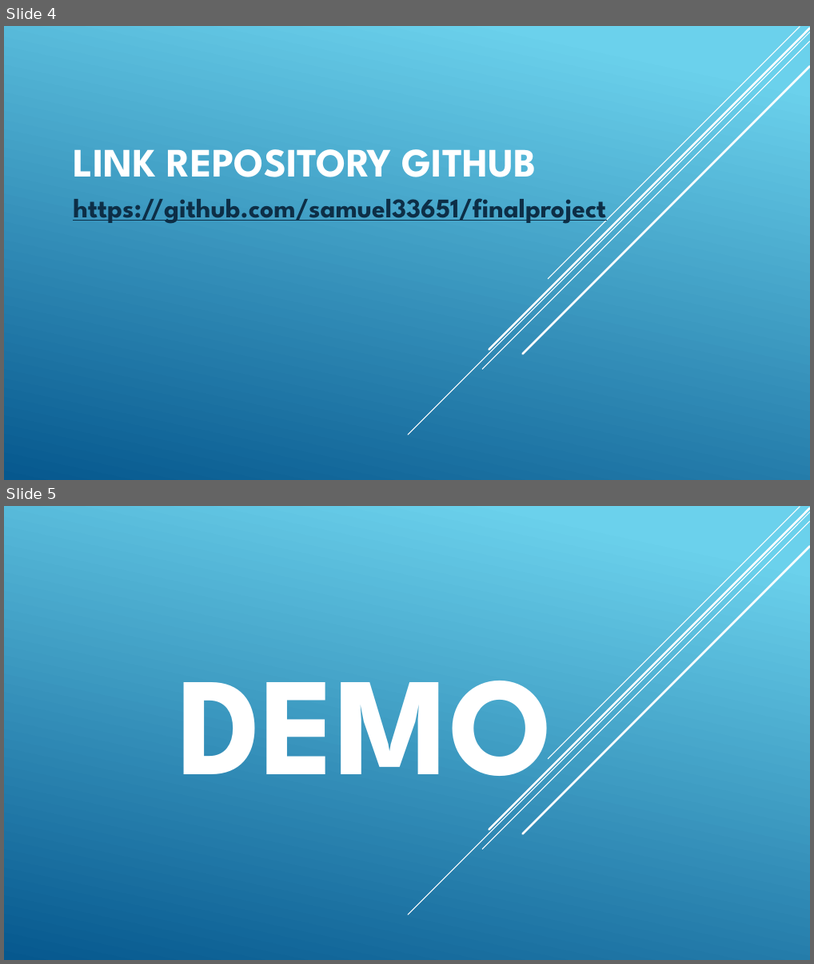
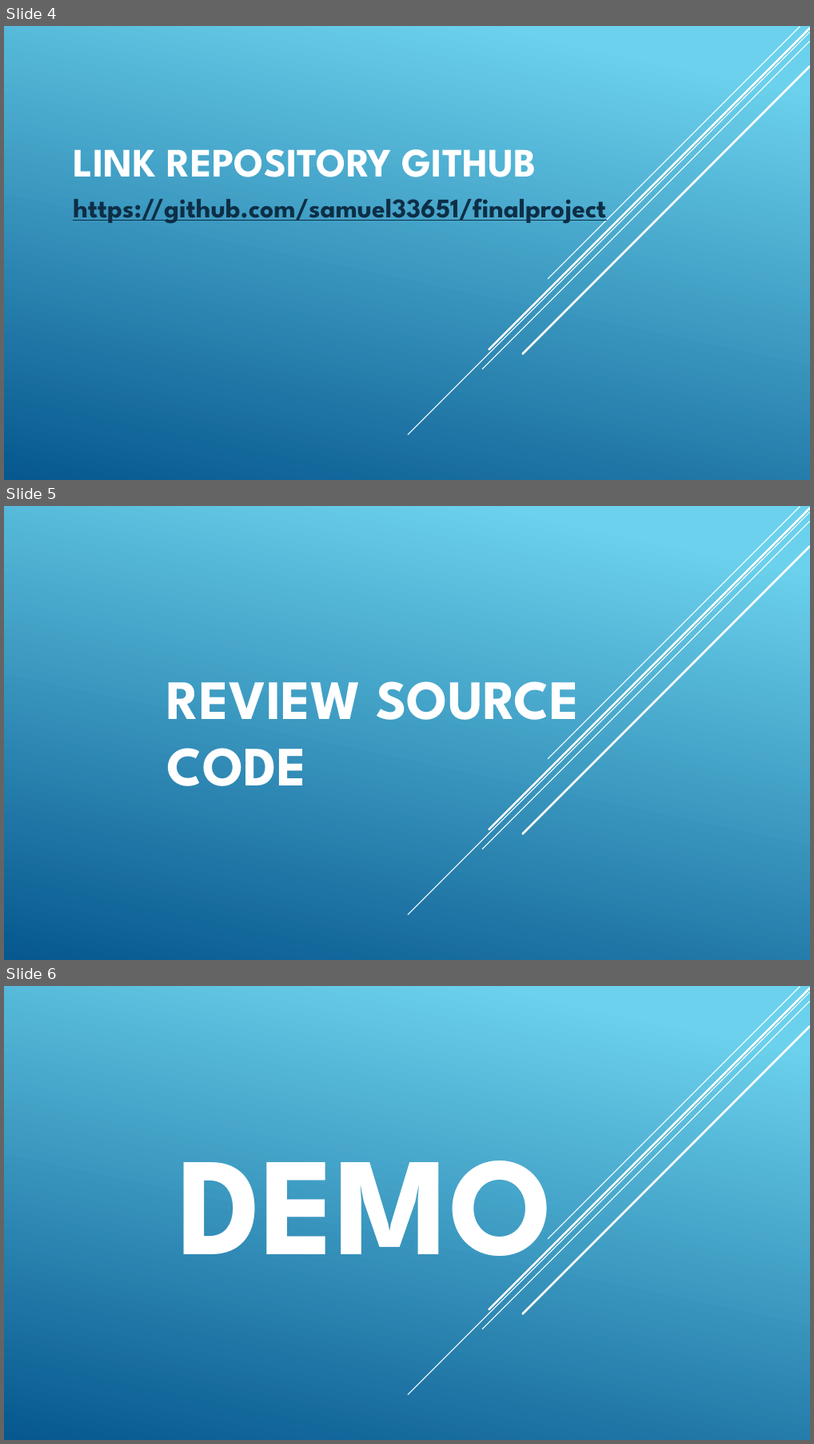
Before and after one commit to samuel33651/finalproject, a slide deck: FINAL PROJECT C++.pptx. Shown one above the other, each under a label of ours: slides 4 and 5 before the commit, slides 4, 5 and 6 after it. The pictures are 814x964 and 814x1444 pixels, drawn with LibreOffice and Linux fonts; fonts in the diff are those of the drawing. Boxes give left, top, right and bottom in pixels: in the first picture for what was removed or moved away, otherwise in the second. Text is boxed around its words. In the diff, an @@ line names an element or a change of style, - is before the commit and + after.

```diff
--- a/FINAL PROJECT C++.pptx
+++ b/FINAL PROJECT C++.pptx
@@ slide 5 added at (4, 506, 810, 960), background gradient #6ED2EB to #06588E; not listed: 5 template elements that a slide beside it also shows @@
@@ title added at (167, 681, 579, 786), 66 pt, text #FFFFFF, bold @@
+REVIEW SOURCE CODE
@@ what was slide 5 is now slide 6 @@
```
Also in this commit, not shown: 2 other files.
